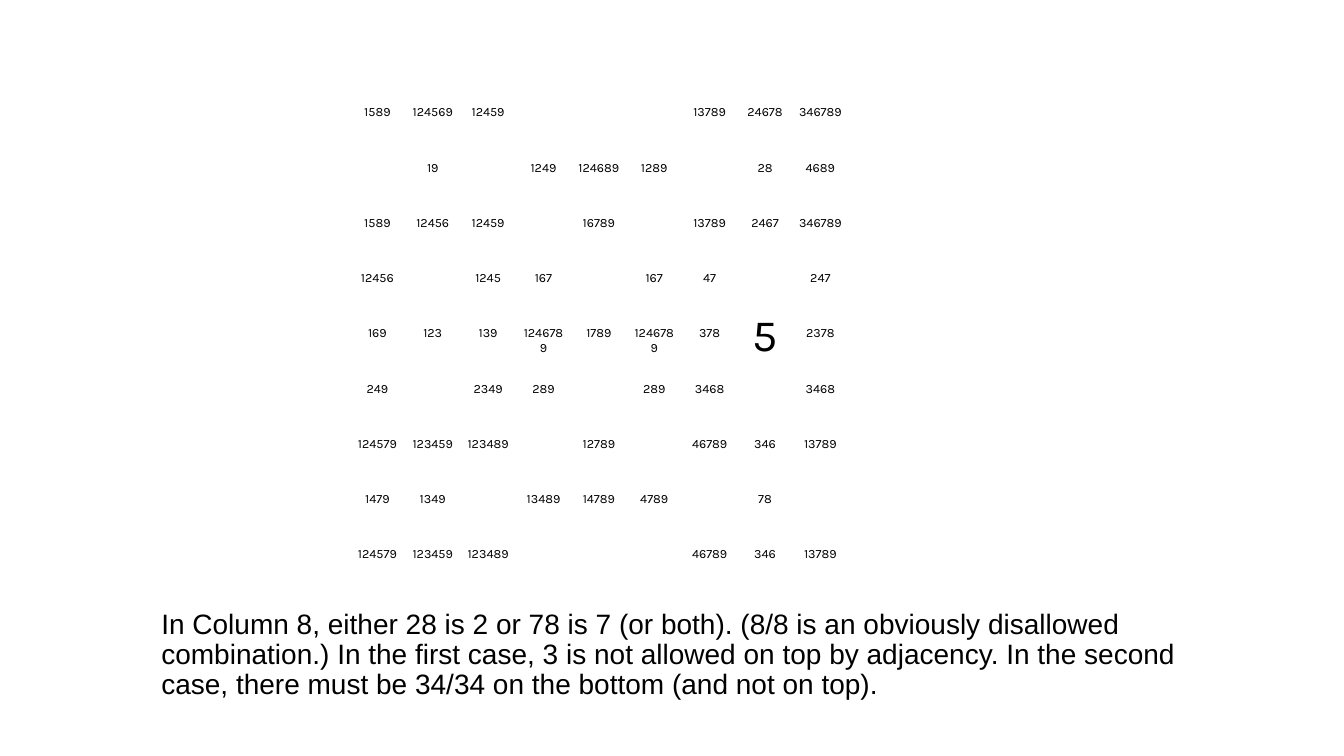
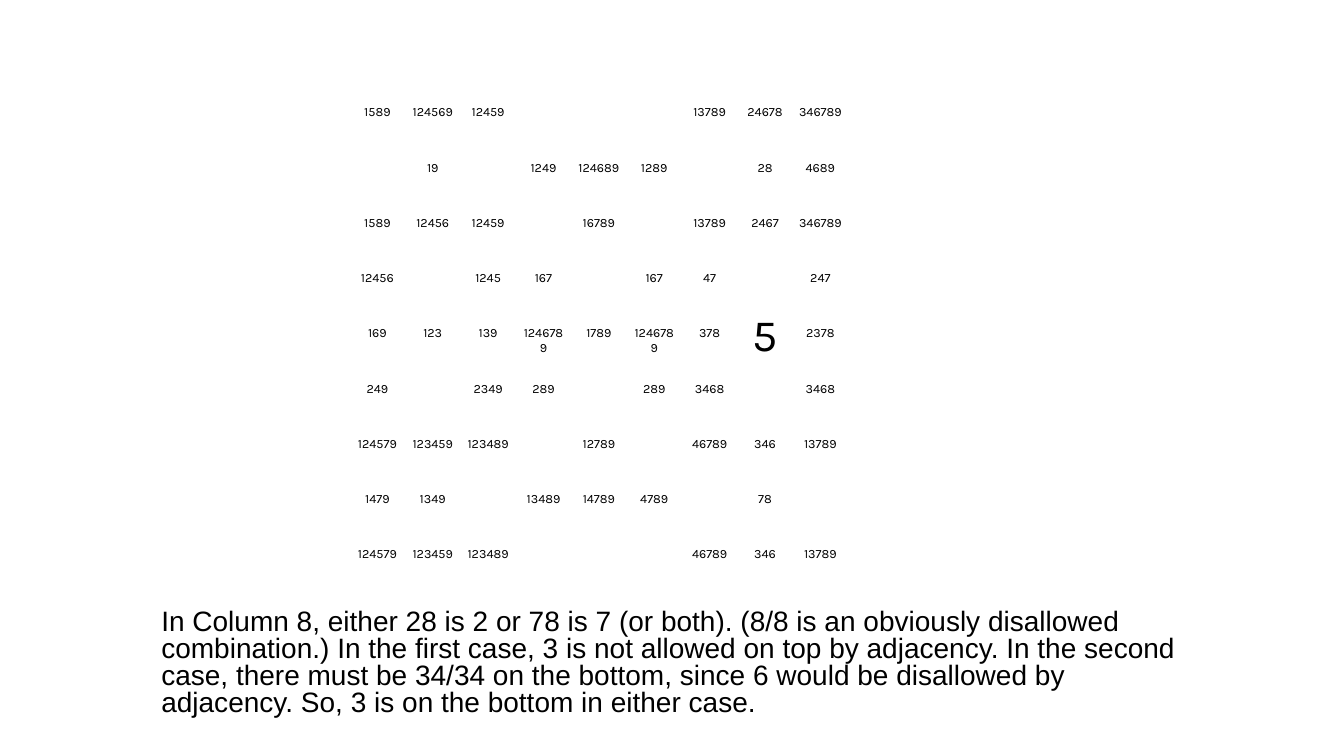
Before and after one commit to jhardis/WSJ_Number_Puzzles, a slide deck: slide 15 of 20260411_2.pptx. Drawn at 1344x756 pixels with LibreOffice and Linux fonts; fonts in the diff are those of the drawing; background and template pictures are left out. Boxes give left, top, right and bottom in pixels: in the first picture for what was removed or moved away, otherwise in the second. Text is boxed around its words. In the diff, an @@ line names an element or a change of style, - is before the commit and + after.

```diff
--- a/20260411_2.pptx
+++ b/20260411_2.pptx
@@ text at (161,610,1174,717): text changed @@
-In Column 8, either 28 is 2 or 78 is 7 (or both). (8/8 is an obviously disallowed combination.) In the first case, 3 is not allowed on top by adjacency. In the second case, there must be 34/34 on the bottom (and not on top).
+In Column 8, either 28 is 2 or 78 is 7 (or both). (8/8 is an obviously disallowed combination.) In the first case, 3 is not allowed on top by adjacency. In the second case, there must be 34/34 on the bottom, since 6 would be disallowed by adjacency. So, 3 is on the bottom in either case.
```
Also in this commit, not shown: 33 other slides changed, 1 slide added.
